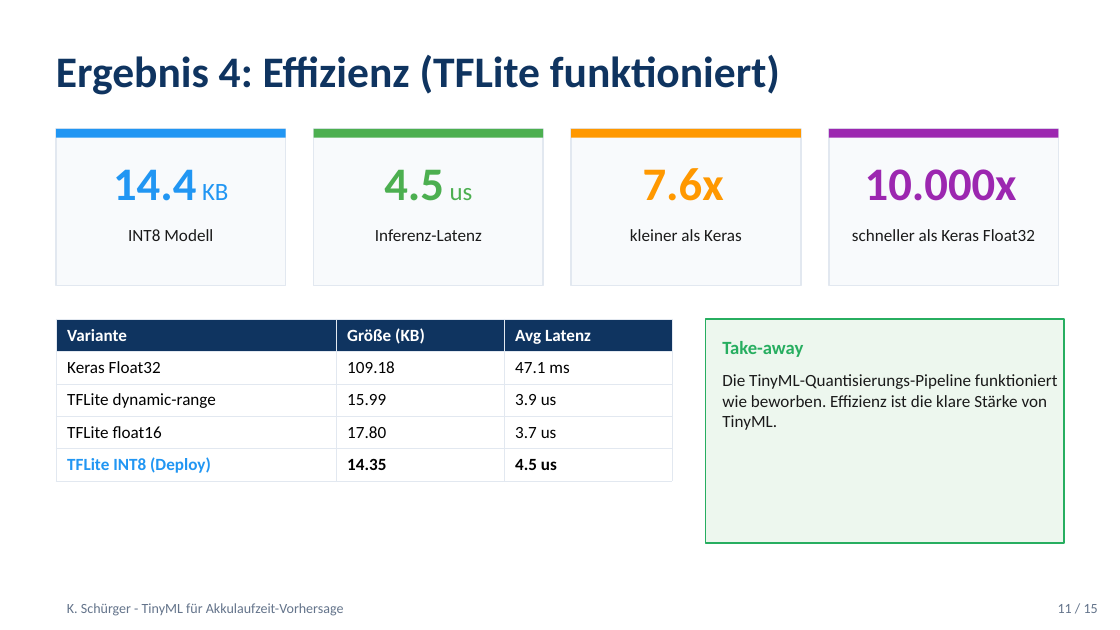
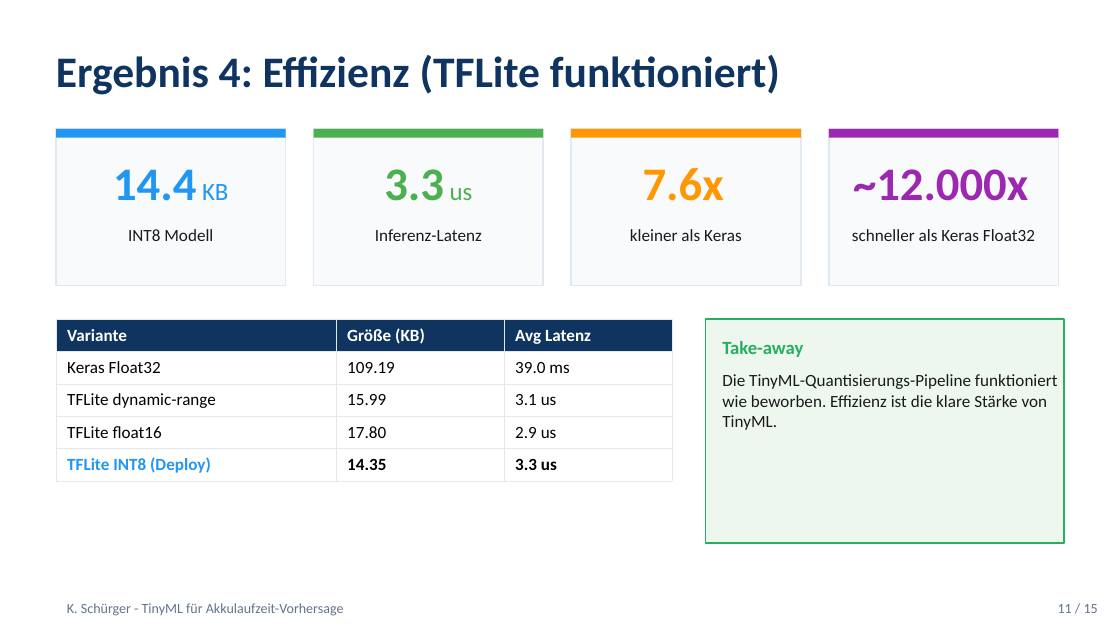
Before and after one commit to Keno-fsdf/HandyUsageRepo, a slide deck: slide 11 of paper/Paper_Verteidigung.pptx. Drawn at 1120x630 pixels with LibreOffice and Linux fonts; fonts in the diff are those of the drawing. Boxes give left, top, right and bottom in pixels: in the first picture for what was removed or moved away, otherwise in the second. Text is boxed around its words. In the diff, an @@ line names an element or a change of style, - is before the commit and + after.

```diff
--- a/paper/Paper_Verteidigung.pptx
+++ b/paper/Paper_Verteidigung.pptx
@@ text at (384,169,473,201): text changed @@
-4.5 us
+3.3 us
@@ text at (853,169,1028,201): text changed @@
-10.000x
+~12.000x
@@ table at (56,319,672,477) @@
-row 2, column 2: 109.18
+row 2, column 2: 109.19
-row 2, column 3: 47.1 ms
+row 2, column 3: 39.0 ms
-row 3, column 3: 3.9 us
+row 3, column 3: 3.1 us
-row 4, column 3: 3.7 us
+row 4, column 3: 2.9 us
-row 5, column 3: 4.5 us
+row 5, column 3: 3.3 us
```
Also in this commit, not shown: 7 other slides changed, 3 other files.
